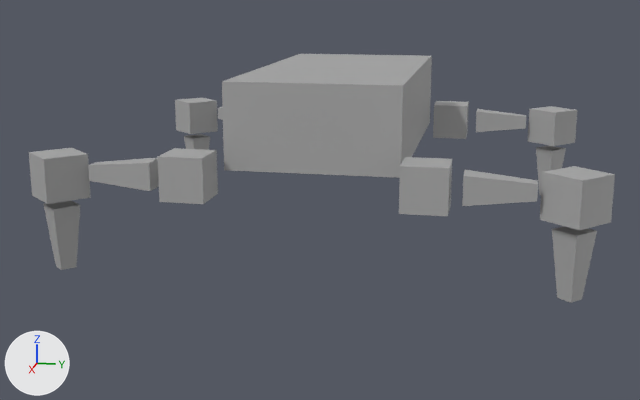
One commit to the FBX model Assets/_Dev/CHauser/Models/Spooder.fbx: the scene before it, then after it.
Rendered twice from a 50 mm camera at (0.0571, 0.0099, 0.0178) aimed at (0.0006, -0.0014, 0.0037). Every picture has the same lights, and +X, +Y and +Z are marked at lower left. The first picture is the older version. Where no turn or scale is listed for an object, it has been applied to the vertices.

In view in the first picture: 'Knee', 'Knee.001', 'Knee.002', 'Knee.003', 'Shoulder', 'Shoulder.001', 'Shoulder.003', 'Shoulder.004', 'Shoulder.005', 'Shoulder.006', 'Shoulder.007', 'Spooder.001', 'pCube8', 'pCube8.002', 'pCube8.003' and 1 more.
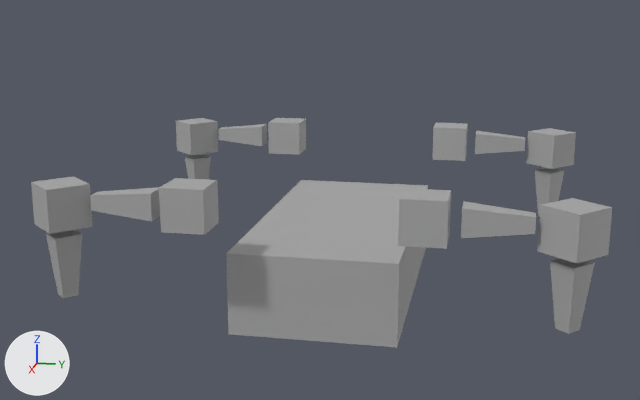
Patch to the scene script:
```diff
--- a/Assets/_Dev/CHauser/Models/Spooder.fbx.py
+++ b/Assets/_Dev/CHauser/Models/Spooder.fbx.py
@@ ob_shoulder_003 @@
 ob_shoulder_003 = bpy.data.objects.new('Shoulder.003', me_mesh_008)
-ob_shoulder_003.location = (-0.01175, -0.01029, 0.0075)
+ob_shoulder_003.location = (-0.01175, -0.01029, 0.00579)
@@ ob_pcube8 @@
 ob_pcube8 = bpy.data.objects.new('pCube8', me_mesh_001)
-ob_pcube8.location = (0.01184, -0.01412, 0.00366)
+ob_pcube8.location = (0.01184, -0.01412, 0.00195)
@@ ob_shoulder_004 @@
 ob_shoulder_004 = bpy.data.objects.new('Shoulder.004', me_mesh_011)
-ob_shoulder_004.location = (0.01175, 0.0065, 0.0075)
+ob_shoulder_004.location = (0.01175, 0.0065, 0.00579)
@@ ob_knee_002 @@
 ob_knee_002 = bpy.data.objects.new('Knee.002', me_mesh_010)
-ob_knee_002.location = (0.01166, 0.01412, 0.00724)
+ob_knee_002.location = (0.01166, 0.01412, 0.00552)
@@ ob_pcube8_003 @@
 ob_pcube8_003 = bpy.data.objects.new('pCube8.003', me_mesh_013)
-ob_pcube8_003.location = (-0.01184, 0.01412, 0.00366)
+ob_pcube8_003.location = (-0.01184, 0.01412, 0.00195)
@@ ob_knee_001 @@
 ob_knee_001 = bpy.data.objects.new('Knee.001', me_mesh_006)
-ob_knee_001.location = (-0.01166, -0.01412, 0.00724)
+ob_knee_001.location = (-0.01166, -0.01412, 0.00552)
@@ ob_shoulder @@
 ob_shoulder = bpy.data.objects.new('Shoulder', me_mesh_003)
-ob_shoulder.location = (0.01175, -0.0065, 0.0075)
+ob_shoulder.location = (0.01175, -0.0065, 0.00579)
@@ ob_pcube8_002 @@
 ob_pcube8_002 = bpy.data.objects.new('pCube8.002', me_mesh_009)
-ob_pcube8_002.location = (0.01166, 0.01412, 0.00366)
+ob_pcube8_002.location = (0.01166, 0.01412, 0.00195)
@@ ob_knee @@
 ob_knee = bpy.data.objects.new('Knee', me_mesh_002)
-ob_knee.location = (0.01184, -0.01412, 0.00724)
+ob_knee.location = (0.01184, -0.01412, 0.00552)
@@ ob_knee_003 @@
 ob_knee_003 = bpy.data.objects.new('Knee.003', me_mesh_014)
-ob_knee_003.location = (-0.01184, 0.01412, 0.00724)
+ob_knee_003.location = (-0.01184, 0.01412, 0.00552)
@@ ob_shoulder_001 @@
 ob_shoulder_001 = bpy.data.objects.new('Shoulder.001', me_mesh_004)
-ob_shoulder_001.location = (0.01175, -0.01029, 0.0075)
+ob_shoulder_001.location = (0.01175, -0.01029, 0.00579)
@@ ob_spooder_001 @@
 ob_spooder_001 = bpy.data.objects.new('Spooder.001', me_mesh)
-ob_spooder_001.location = (0.0, 0.0, 0.01)
+ob_spooder_001.location = (0.0, 0.0, 0.0001)
@@ ob_shoulder_006 @@
 ob_shoulder_006 = bpy.data.objects.new('Shoulder.006', me_mesh_015)
-ob_shoulder_006.location = (-0.01175, 0.0065, 0.0075)
+ob_shoulder_006.location = (-0.01175, 0.0065, 0.00579)
@@ ob_shoulder_007 @@
 ob_shoulder_007 = bpy.data.objects.new('Shoulder.007', me_mesh_016)
-ob_shoulder_007.location = (-0.01175, 0.01029, 0.0075)
+ob_shoulder_007.location = (-0.01175, 0.01029, 0.00579)
@@ ob_shoulder_005 @@
 ob_shoulder_005 = bpy.data.objects.new('Shoulder.005', me_mesh_012)
-ob_shoulder_005.location = (0.01175, 0.01029, 0.0075)
+ob_shoulder_005.location = (0.01175, 0.01029, 0.00579)
```

Pixel boxes (x1, y1, x2, y2) of what changed, in the pictures (640 x 400 px):
'Spooder.001', moved
    before: (222, 54, 432, 178)
    after: (226, 180, 428, 347)
'Knee.002', moved
    before: (540, 166, 615, 230)
    after: (538, 198, 612, 263)
'Shoulder', moved
    before: (158, 148, 218, 204)
    after: (159, 178, 219, 235)
'Knee', moved
    before: (29, 148, 91, 204)
    after: (31, 176, 92, 234)
'Shoulder.004', moved
    before: (399, 157, 452, 216)
    after: (398, 188, 451, 249)
'Shoulder.005', moved
    before: (462, 170, 538, 206)
    after: (461, 201, 536, 238)
'pCube8.002', moved
    before: (552, 226, 597, 303)
    after: (550, 258, 595, 334)
'Shoulder.001', moved
    before: (88, 158, 159, 191)
    after: (90, 187, 160, 222)
'pCube8', moved
    before: (43, 200, 80, 270)
    after: (45, 230, 82, 298)
'Knee.003', moved
    before: (528, 106, 577, 146)
    after: (526, 128, 576, 169)
'Knee.001', moved
    before: (175, 98, 218, 134)
    after: (176, 118, 218, 155)
'Shoulder.006', moved
    before: (433, 101, 469, 139)
    after: (432, 123, 468, 161)
'Shoulder.007', moved
    before: (476, 109, 526, 132)
    after: (475, 131, 525, 154)
'pCube8.003', moved
    before: (536, 145, 566, 195)
    after: (535, 168, 564, 217)
'Shoulder.003', moved
    before: (218, 107, 223, 120)
    after: (218, 124, 267, 146)
'Shoulder.002', unchanged, uncovered by the edit
    after: (268, 118, 306, 155)
